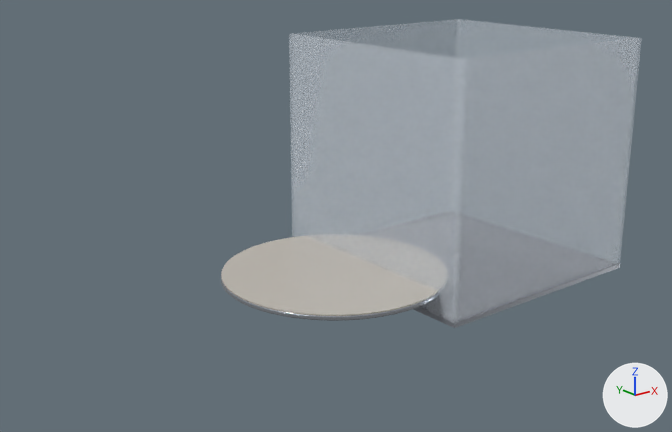
The Blender file tools/pbr3d/blender/wafer_overview.blend: old version first, new version second.
Camera for both pictures: a 50 mm lens placed at (-467.0, -906.0, 476.0), pointed at (246.0, -15.0, 120.0). Every picture has the same lights, and +X, +Y and +Z are marked at lower right. The first picture is the older version. Both versions are drawn at frame 84 of the action 'CamTargetAction'; the numbers are the values there.

Names of what the first picture shows: 'disc', 'epi_disc', 'foup_floor', 'foup_wall_a', 'foup_wall_b', 'foup_wall_c', 'foup_wall_d'.
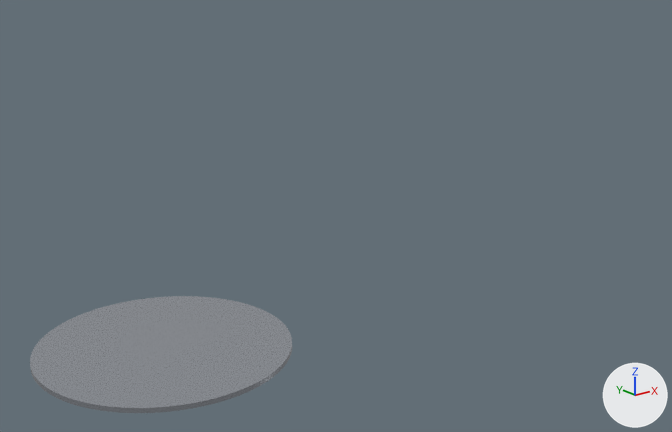
ob_wafer is not drawn itself; it is the parent of ob_disc, ob_notch, ob_epi.
ob_epi is not drawn itself; it is the parent of ob_epi_disc.
ob_foup is not drawn itself; it is the parent of ob_foup_floor, ob_foup_wall_a, ob_foup_wall_b, ob_foup_wall_c, ob_foup_wall_d.

Edits to the scene script, one JSON object a line:
```json
{"op": "set", "path": "ob_wafer.location", "old": "(255.6, 0.0, 31.96)", "new": "(0.0, 0.0, 0.0)"}
{"op": "set", "path": "ob_epi.scale", "old": "(1.0, 1.0, 1.0)", "new": "(0.00001, 0.00001, 0.00001)"}
{"op": "set", "path": "ob_epi_disc.parent", "old": "ob_epi", "new": "ob_epi_grow"}
{"op": "set", "path": "ob_epi_disc.location", "old": "(0.0, 0.0, 6.75)", "new": "(0.0, 0.0, 0.75)"}
{"op": "set", "path": "ob_foup.scale", "old": "(1.0, 1.0, 1.0)", "new": "(0.00001, 0.00001, 0.00001)"}
{"op": "set", "path": "ob_foup_floor", "old": "bpy.data.objects.new('foup_floor', me_cube_002)", "new": "bpy.data.objects.new('foup_floor', me_cube_003)"}
{"op": "set", "path": "ob_foup_floor.location", "old": "(480.0, 0.0, 3.0)", "new": "(480.0, 167.5, 168.0)"}
{"op": "set", "path": "ob_foup_floor.scale", "old": "(340.0, 340.0, 6.0)", "new": "(340.0, 5.0, 324.0)"}
{"op": "set", "path": "ob_foup_wall_a.location", "old": "(480.0, 167.5, 168.0)", "new": "(312.5, 0.0, 168.0)"}
{"op": "set", "path": "ob_foup_wall_a.scale", "old": "(340.0, 5.0, 324.0)", "new": "(5.0, 340.0, 324.0)"}
{"op": "set", "path": "ob_foup_wall_c", "old": "bpy.data.objects.new('foup_wall_c', me_cube_005)", "new": "bpy.data.objects.new('foup_wall_c', me_cube_002)"}
{"op": "set", "path": "ob_foup_wall_c.location", "old": "(312.5, 0.0, 168.0)", "new": "(480.0, 0.0, 3.0)"}
{"op": "set", "path": "ob_foup_wall_c.scale", "old": "(5.0, 340.0, 324.0)", "new": "(340.0, 340.0, 6.0)"}
{"op": "add", "block": "ob_epi_grow", "code": ["ob_epi_grow = bpy.data.objects.new('epi_grow', None)", "ob_epi_grow.parent = ob_epi", "ob_epi_grow.location = (0.0, 0.0, 6.0)", "ob_epi_grow.scale = (1.0, 1.0, 0.00001)"]}
```

Pixel boxes [x1, y1, x2, y2] of what changed, in the pictures (672 x 432 px):
```json
{"object": "foup_wall_b", "change": "rescaled", "before": [452, 38, 641, 323], "on screen": "not visible afterwards"}
{"object": "foup_wall_c", "change": "rescaled, reshaped, moved", "before": [289, 34, 469, 323], "on screen": "not visible afterwards"}
{"object": "disc", "change": "moved", "before": [221, 277, 438, 321], "after": [30, 296, 292, 413]}
{"object": "epi_disc", "change": "moved, rescaled", "before": [221, 236, 438, 316], "on screen": "not visible afterwards"}
{"object": "foup_wall_d", "change": "rescaled", "before": [458, 19, 642, 264], "on screen": "not visible afterwards"}
{"object": "foup_wall_a", "change": "rescaled, moved", "before": [289, 19, 460, 237], "on screen": "not visible afterwards"}
{"object": "foup_floor", "change": "rescaled, reshaped, moved", "before": [413, 264, 620, 328], "on screen": "not visible afterwards"}
```
